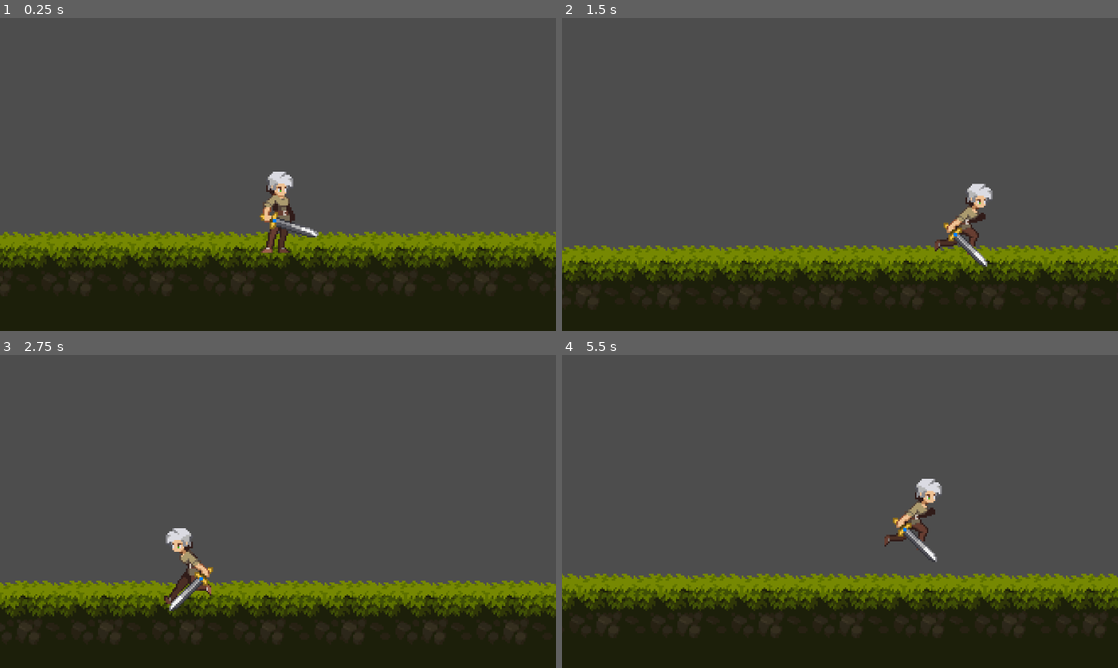
Above: before the commit, frames 1-4 (two rows, left to right).
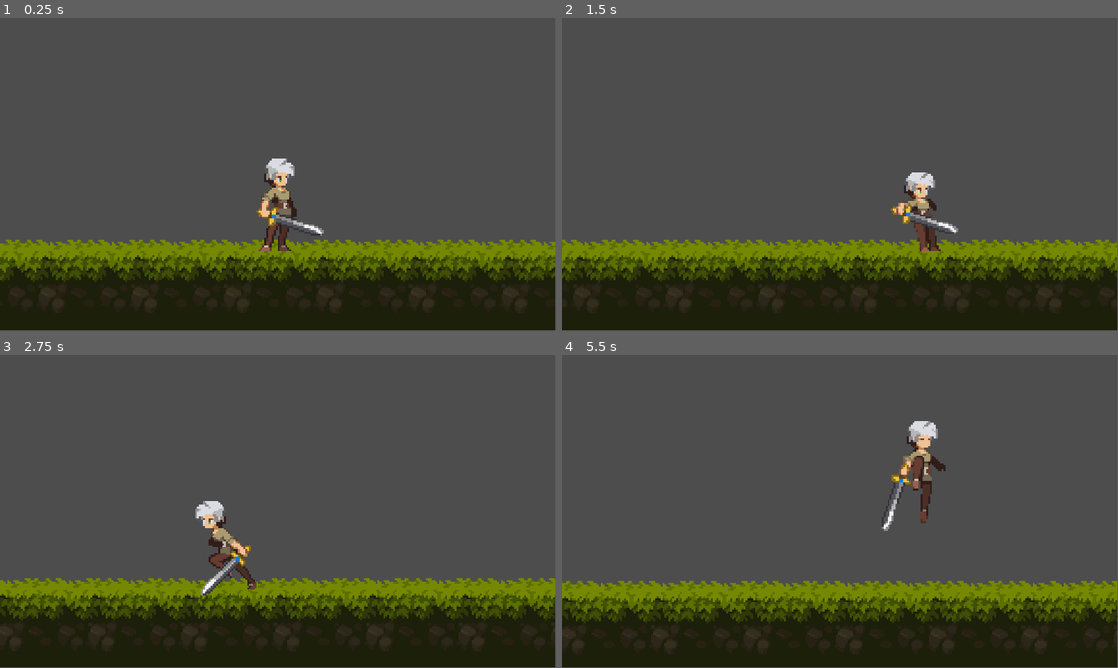
Above: after the commit, the same moments.

Repository: omkarshinde7613/Gloomwood-Gauntlet
Game: Godot game, scene res://levels/test_level.tscn
The game is run twice, just before and just after one commit, with the same random seed, the same clock (stepped at 60 frames per second) and the same inputs.
Inputs:
- Up to frame 1 (0.25 s): no input
- Up to frame 2 (1.5 s): tap Enter at 0.5 s; hold D (right) from 0.53 s (still down); tap Space (jump) at 0.6, 0.77, 1.07 s; tap Alt at 1.35 s
- Up to frame 3 (2.75 s): tap Space (jump) at 1.52, 1.55, 1.82, 2.3 s; release D (right) at 2.03 s; hold A (left) from 2.03 s (still down); tap Shift at 2.1 s
- Up to frame 4 (5.5 s): release A (left) at 2.78 s; hold D (right) 2.78-4.28 s; tap Space (jump) at 2.85, 3.02, 3.32, 3.77, 3.8, 4.07, 4.52, 4.55, 4.82, 5.1 s; tap Alt at 3.6 s; hold A (left) 4.28-5.03 s; tap Shift at 4.35 s; hold D (right) from 5.03 s (still down)
The window is 800x450 before the commit and 799x449 after it. Grey fills any space a smaller window leaves; there, only what the larger window draws over its background counts as a difference.

The runs differ from the first frame. In frame 1, 11% of the frame differs, in the area x 0-100%, y 0-89%; in frame 2, 8.5%; in frame 3, 7.3%; in frame 4, 11%, in the area x 0-100%, y 0-90%.

Commit message:
done working on  states of character

Diff:
--- a/Character/player.gd
+++ b/Character/player.gd
@@ -1,40 +1,46 @@
 extends CharacterBody2D
 
-@export var speed : float = 150.0
+@export var speed : float = 200.0
 @export var jump_velocity : float = -150.0
-@export var double_jumped : float = -100
+@export var double_jump_velocity : float = -100
 
 @onready var animated_sprite : AnimatedSprite2D = $AnimatedSprite2D
 
-
+# Get the gravity from the project settings to be synced with RigidBody nodes.
 var gravity = ProjectSettings.get_setting("physics/2d/default_gravity")
 var has_double_jumped : bool = false
 var animation_locked : bool = false
 var direction : Vector2 = Vector2.ZERO
+var was_in_air : bool = false
 
-
-func _physics_process(delta: float) -> void:
+func _physics_process(delta):
 	# Add the gravity.
 	if not is_on_floor():
-		velocity += get_gravity() * delta
+		velocity.y += gravity * delta
+		was_in_air = true
 	else:
 		has_double_jumped = false
 
-	# Handle jump.
-	if Input.is_action_just_pressed("jump") :
+		if was_in_air == true:
+			land()
+
+		was_in_air = false
+
+	# Handle Jump.
+	if Input.is_action_just_pressed("jump"):
 		if is_on_floor():
-			#normal jump
-			velocity.y = jump_velocity
-			has_double_jumped = false
+			# Normal jump from floor
+			jump()
 		elif not has_double_jumped:
-			#double jump in air
-			velocity.y = jump_velocity
-			has_double_jumped = true
+			# Double jump in air
+			double_jump()
+
 
 	# Get the input direction and handle the movement/deceleration.
 	# As good practice, you should replace UI actions with custom gameplay actions.
-	direction = Input.get_vector("left", "right","up","down")
-	if direction:
+	direction = Input.get_vector("left", "right", "up", "down")
+
+	if direction.x != 0 && animated_sprite.animation != "jump_end":
 		velocity.x = direction.x * speed
 	else:
 		velocity.x = move_toward(velocity.x, 0, speed)
@@ -45,13 +51,35 @@
 
 func update_animation():
 	if not animation_locked:
-		if direction.x != 0:
-			animated_sprite.play("run")
+		if not is_on_floor():
+			animated_sprite.play("jump_loop")
 		else:
-			animated_sprite.play("idle")
+			if direction.x != 0:
+				animated_sprite.play("run")
+			else:
+				animated_sprite.play("idle")
 
 func update_facing_direction():
-	if direction.x >00:
-		animated_sprite.flip_h  = false
+	if direction.x > 0:
+		animated_sprite.flip_h = false
 	elif direction.x < 0:
 		animated_sprite.flip_h = true
+
+func jump():
+	velocity.y = jump_velocity
+	animated_sprite.play("jump_start")
+	animation_locked = true
+
+func double_jump():
+	velocity.y = double_jump_velocity
+	animated_sprite.play("jump_double")
+	animation_locked = true
+	has_double_jumped = true
+
+func land():
+	animated_sprite.play("jump_end")
+	animation_locked = true
+
+func _on_animated_sprite_2d_animation_finished():
+	if(["jump_end", "jump_start", "jump_double"].has(animated_sprite.animation)):
+		animation_locked = false
--- a/Character/player.tscn
+++ b/Character/player.tscn
@@ -23,6 +23,14 @@
 atlas = ExtResource("1_6ele1")
 region = Rect2(192, 0, 64, 80)
 
+[sub_resource type="AtlasTexture" id="AtlasTexture_5xm0m"]
+atlas = ExtResource("4_cyipv")
+region = Rect2(128, 0, 64, 64)
+
+[sub_resource type="AtlasTexture" id="AtlasTexture_0qjmq"]
+atlas = ExtResource("4_cyipv")
+region = Rect2(192, 0, 64, 64)
+
 [sub_resource type="AtlasTexture" id="AtlasTexture_m6p0u"]
 atlas = ExtResource("3_tp31j")
 region = Rect2(0, 0, 64, 64)
@@ -35,6 +43,34 @@
 atlas = ExtResource("3_tp31j")
 region = Rect2(128, 0, 64, 64)
 
+[sub_resource type="AtlasTexture" id="AtlasTexture_tp31j"]
+atlas = ExtResource("5_76vsb")
+region = Rect2(256, 0, 64, 64)
+
+[sub_resource type="AtlasTexture" id="AtlasTexture_cyipv"]
+atlas = ExtResource("5_76vsb")
+region = Rect2(320, 0, 64, 64)
+
+[sub_resource type="AtlasTexture" id="AtlasTexture_76vsb"]
+atlas = ExtResource("5_76vsb")
+region = Rect2(384, 0, 64, 64)
+
+[sub_resource type="AtlasTexture" id="AtlasTexture_crn8y"]
+atlas = ExtResource("5_76vsb")
+region = Rect2(448, 0, 64, 64)
+
+[sub_resource type="AtlasTexture" id="AtlasTexture_iaers"]
+atlas = ExtResource("5_76vsb")
+region = Rect2(512, 0, 64, 64)
+
+[sub_resource type="AtlasTexture" id="AtlasTexture_2kngs"]
+atlas = ExtResource("5_76vsb")
+region = Rect2(576, 0, 64, 64)
+
+[sub_resource type="AtlasTexture" id="AtlasTexture_u3msb"]
+atlas = ExtResource("5_76vsb")
+region = Rect2(640, 0, 64, 64)
+
 [sub_resource type="AtlasTexture" id="AtlasTexture_bmb57"]
 atlas = ExtResource("4_cyipv")
 region = Rect2(0, 0, 64, 64)
@@ -136,6 +172,17 @@
 }, {
 "frames": [{
 "duration": 1.0,
+"texture": SubResource("AtlasTexture_5xm0m")
+}, {
+"duration": 1.0,
+"texture": SubResource("AtlasTexture_0qjmq")
+}],
+"loop": false,
+"name": &"jump_double",
+"speed": 10.0
+}, {
+"frames": [{
+"duration": 1.0,
 "texture": SubResource("AtlasTexture_m6p0u")
 }, {
 "duration": 1.0,
@@ -144,12 +191,38 @@
 "duration": 1.0,
 "texture": SubResource("AtlasTexture_6y5aw")
 }],
-"loop": true,
+"loop": false,
 "name": &"jump_end",
 "speed": 10.0
 }, {
 "frames": [{
 "duration": 1.0,
+"texture": SubResource("AtlasTexture_tp31j")
+}, {
+"duration": 1.0,
+"texture": SubResource("AtlasTexture_cyipv")
+}, {
+"duration": 1.0,
+"texture": SubResource("AtlasTexture_76vsb")
+}, {
+"duration": 1.0,
+"texture": SubResource("AtlasTexture_crn8y")
+}, {
+"duration": 1.0,
+"texture": SubResource("AtlasTexture_iaers")
+}, {
+"duration": 1.0,
+"texture": SubResource("AtlasTexture_2kngs")
+}, {
+"duration": 1.0,
+"texture": SubResource("AtlasTexture_u3msb")
+}],
+"loop": true,
+"name": &"jump_loop",
+"speed": 5.0
+}, {
+"frames": [{
+"duration": 1.0,
 "texture": SubResource("AtlasTexture_bmb57")
 }, {
 "duration": 1.0,
@@ -185,7 +258,7 @@
 "duration": 1.0,
 "texture": SubResource("AtlasTexture_4t32h")
 }],
-"loop": true,
+"loop": false,
 "name": &"jump_start",
 "speed": 10.0
 }, {
@@ -227,7 +300,7 @@
 script = ExtResource("1_3c51y")
 
 [node name="AnimatedSprite2D" type="AnimatedSprite2D" parent="."]
-position = Vector2(-32, -32)
+position = Vector2(-32, -40)
 sprite_frames = SubResource("SpriteFrames_iaers")
 animation = &"idle"
 autoplay = "idle"
@@ -236,3 +309,5 @@
 [node name="CollisionShape2D" type="CollisionShape2D" parent="."]
 position = Vector2(0, 2)
 shape = SubResource("CapsuleShape2D_bfpf6")
+
+[connection signal="animation_finished" from="AnimatedSprite2D" to="." method="_on_animated_sprite_2d_animation_finished"]
--- a/project.godot
+++ b/project.godot
@@ -16,7 +16,7 @@
 
 [display]
 
-window/stretch/scale=3.5
+window/stretch/scale=4.0
 
 [editor_plugins]
 
Not shown: 1 places in Character/player.tscn that only renumber resources
